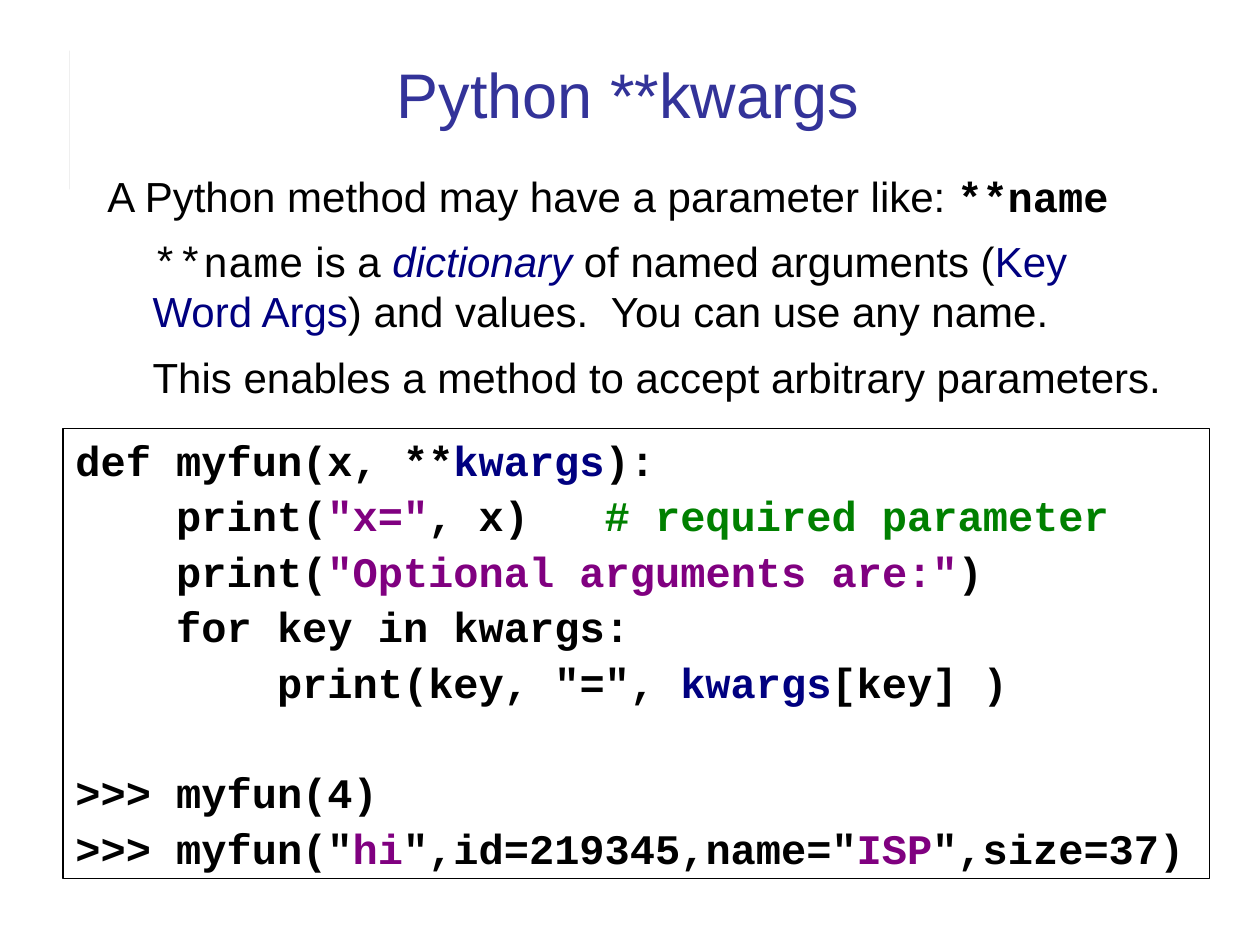
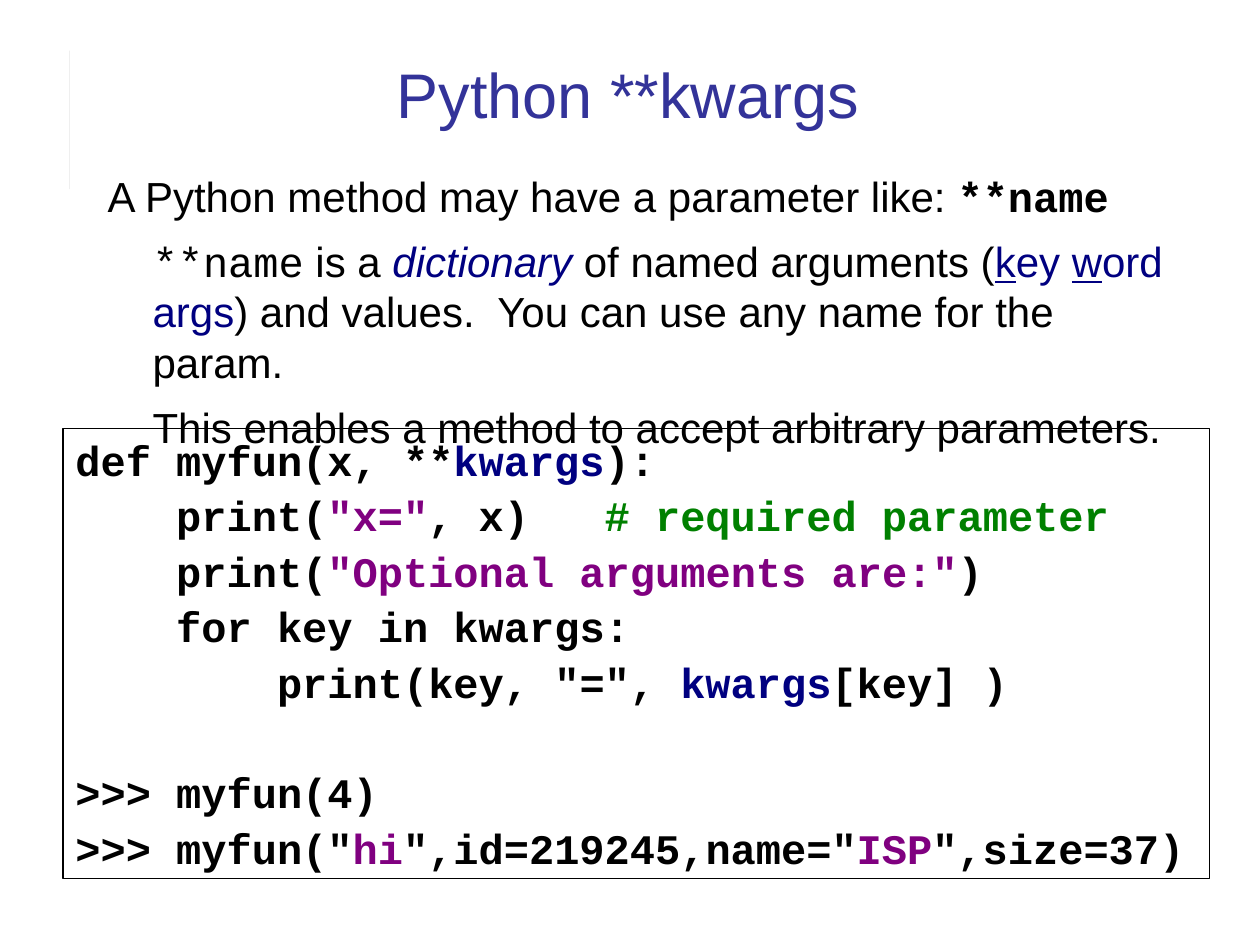
Before and after one commit to cpske/ISP, a slide deck: slide 8 of web/Django-review-1.ppt (slide 6 before the commit). Drawn at 1260x945 pixels with LibreOffice and Linux fonts; fonts in the diff are those of the drawing. Boxes give left, top, right and bottom in pixels: in the first picture for what was removed or moved away, otherwise in the second. Text is boxed around its words. In the diff, an @@ line names an element or a change of style, - is before the commit and + after.

```diff
--- a/web/Django-review-1.ppt
+++ b/web/Django-review-1.ppt
@@ text at (x1=153, y1=246, x2=1163, y2=386): text changed @@
-**name is a dictionary of named arguments (Key Word Args) and values. You can use any name.
+**name is a dictionary of named arguments (key word args) and values. You can use any name for the param.
@@ text in rectangle at (x1=176, y1=833, x2=1184, y2=873): text changed @@
->>> myfun("hi",id=219345,name="ISP",size=37)
+>>> myfun("hi",id=219245,name="ISP",size=37)
```
Also in this commit, not shown: 8 other slides changed, 1 slide added, 7 other files.
